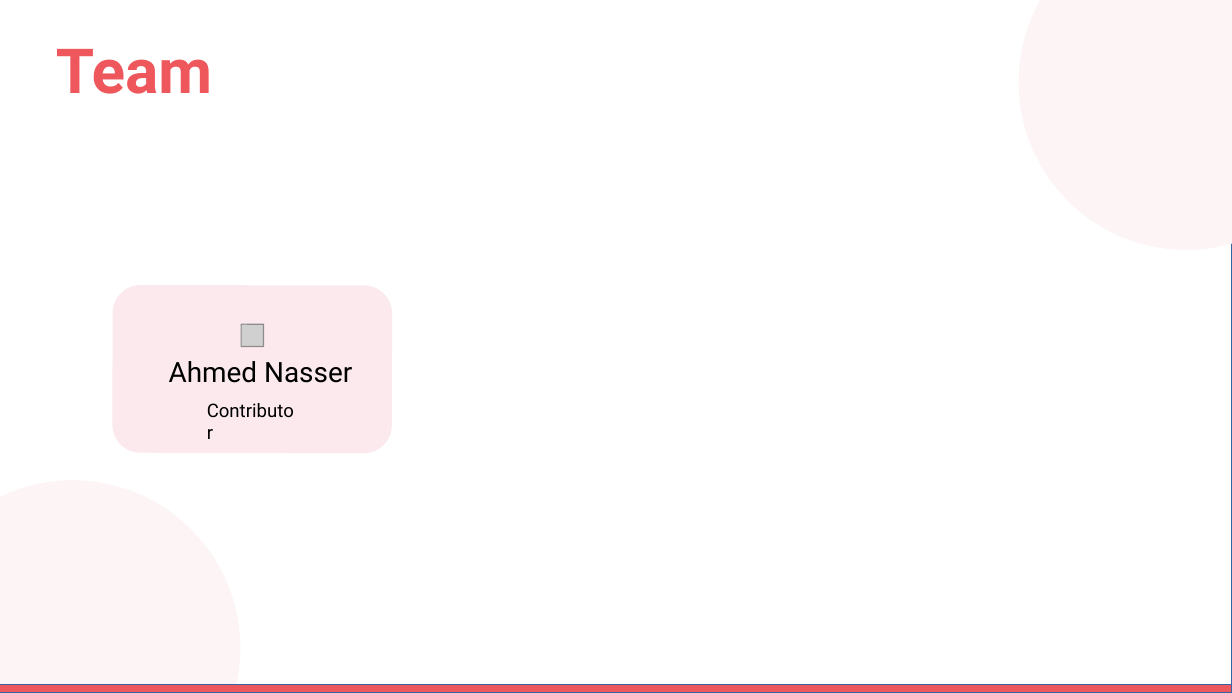
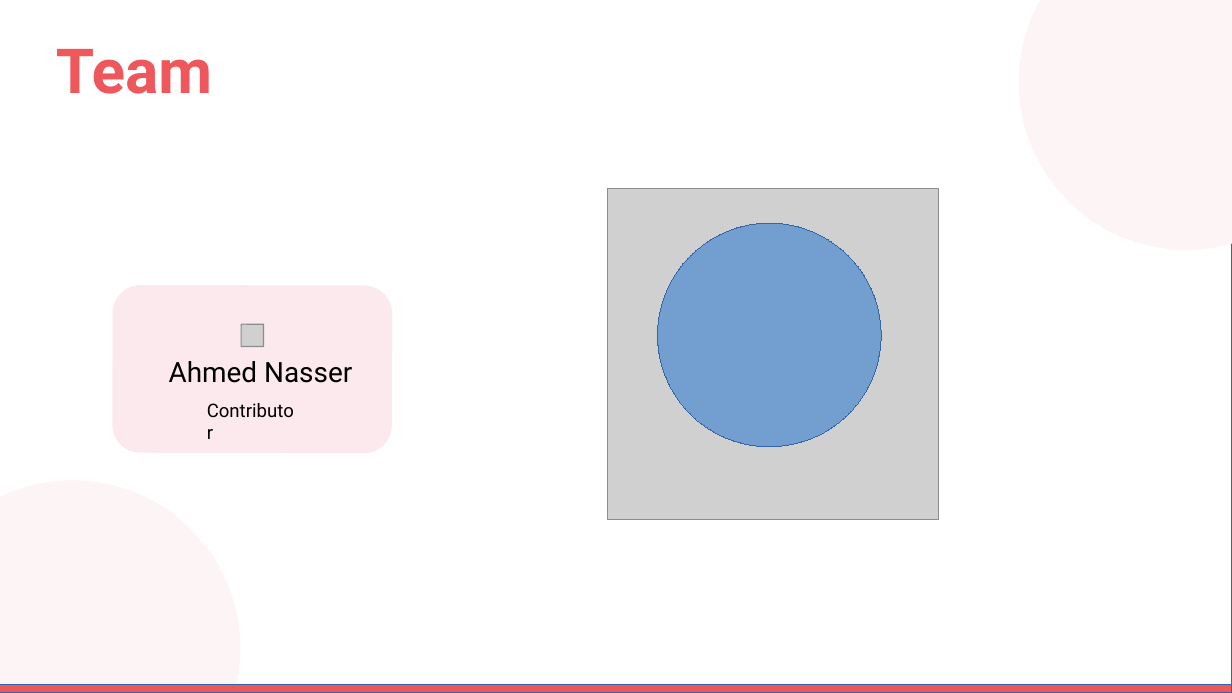
Before and after one commit to ahmed-n-abdeltwab/GSoC, a slide deck: slide 3 of GSoC'25/Demo Day.odp. Drawn at 1232x693 pixels with LibreOffice and Linux fonts; fonts in the diff are those of the drawing; grey boxes stand for pictures; background and template pictures are left out. Boxes give left, top, right and bottom in pixels: in the first picture for what was removed or moved away, otherwise in the second. Text is boxed around its words. In the diff, an @@ line names an element or a change of style, - is before the commit and + after.

Commit message:
feat: add the immage i used in the presentation

```diff
--- a/GSoC'25/Demo Day.odp
+++ b/GSoC'25/Demo Day.odp
@@ picture added at (608, 189, 939, 520) @@
@@ freeform shape added at (657, 224, 881, 447), fill #729FCF, outline #3465A4 0 pt @@
```
Also in this commit, not shown: 10 other files.
